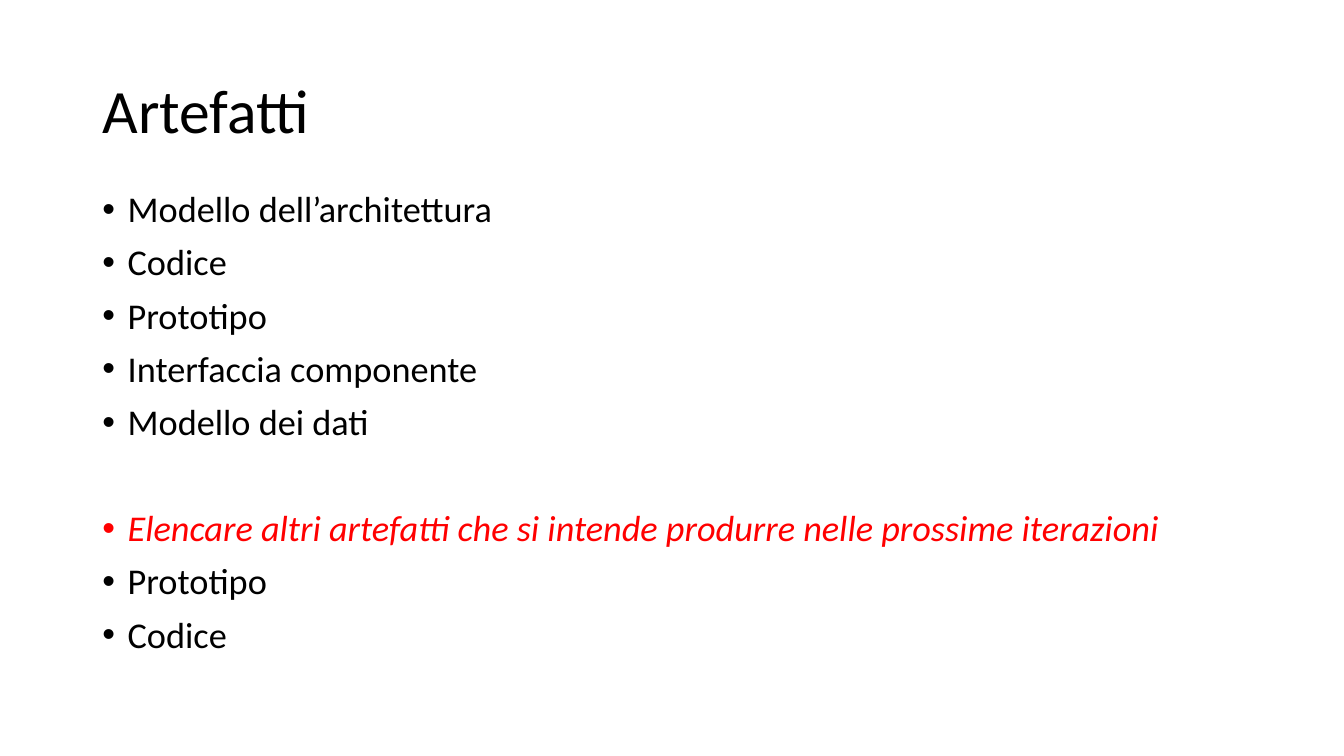
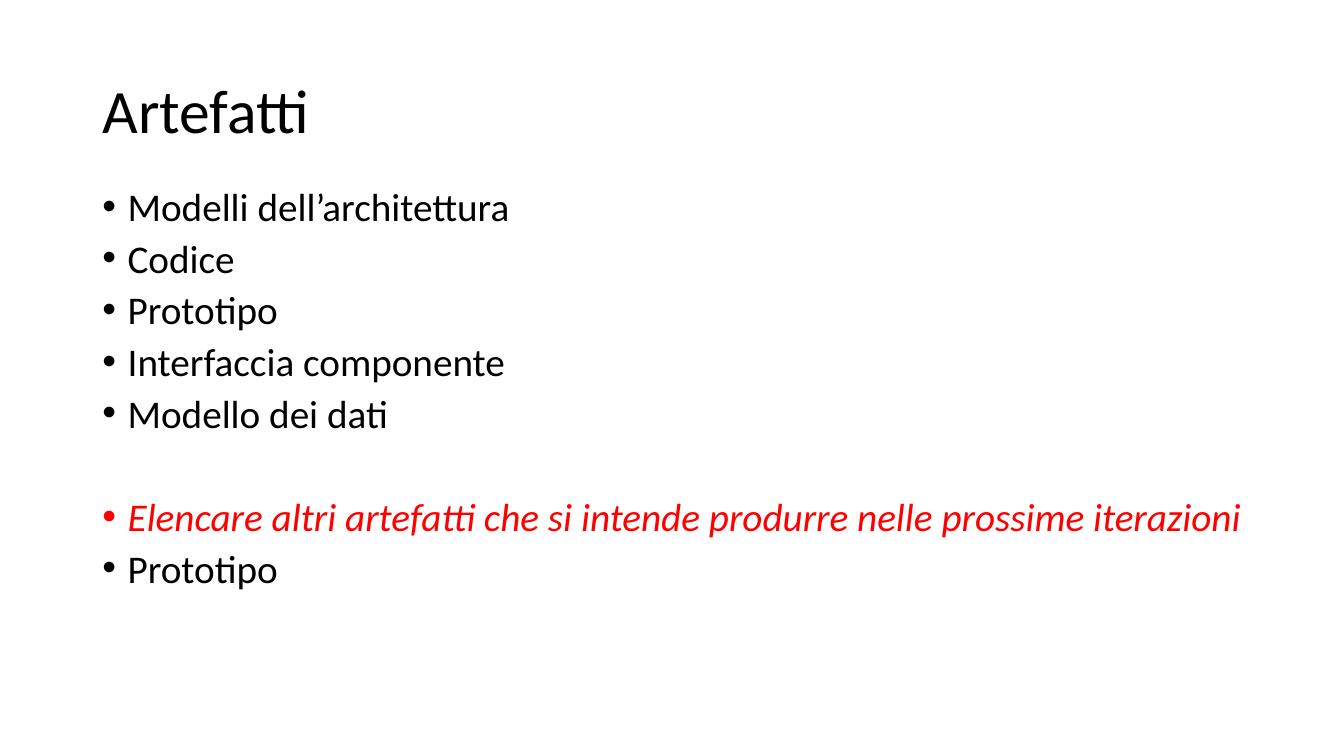
Before and after one commit to Testing-Game-SAD-2023/T1-G20, a slide deck: slide 5 of Pres_G20_T1_IT3.pptx. Drawn at 1344x756 pixels with LibreOffice and Linux fonts; fonts in the diff are those of the drawing. Boxes give left, top, right and bottom in pixels: in the first picture for what was removed or moved away, otherwise in the second. Text is boxed around its words. In the diff, an @@ line names an element or a change of style, - is before the commit and + after.

```diff
--- a/Pres_G20_T1_IT3.pptx
+++ b/Pres_G20_T1_IT3.pptx
@@ text at (x1=128, y1=193, x2=510, y2=222): text changed; size 25.9 to 28 pt @@
-• Modello dell’architettura
+• Modelli dell’architettura
@@ text at (x1=128, y1=245, x2=1240, y2=590): size 25.9 to 28 pt in "Codice", "Prototipo", "Interfaccia componente", "Modello dei dati" and 2 more places; line spacing 0.9 to 0.8 @@
@@ text at (x1=128, y1=622, x2=227, y2=649): paragraph removed @@
-• Codice
```
Also in this commit, not shown: 4 other slides changed, 5 slides added.
